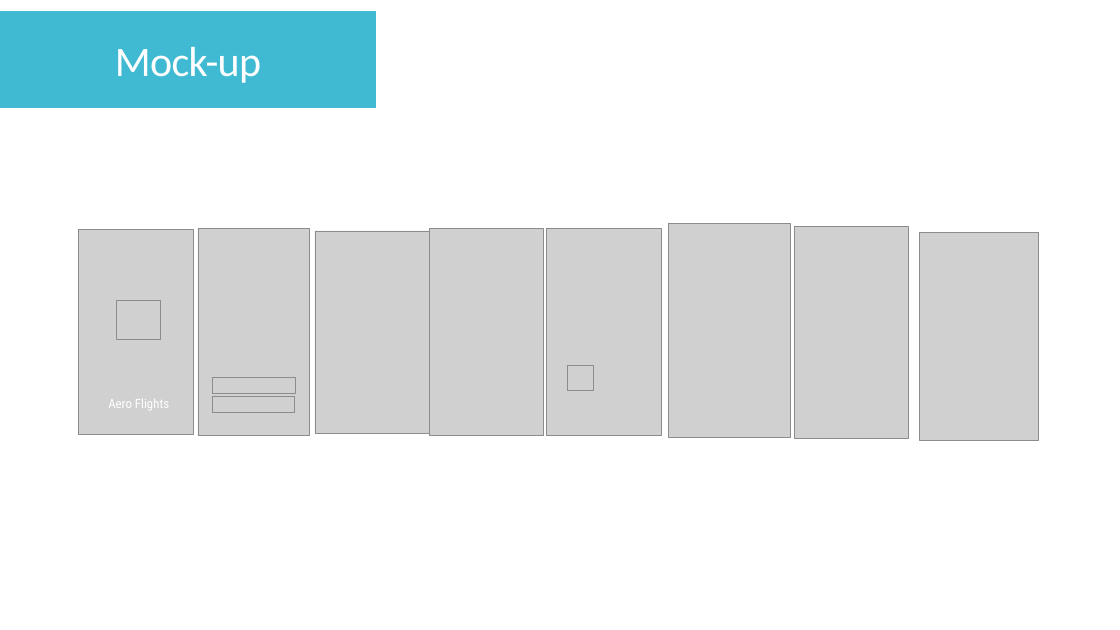
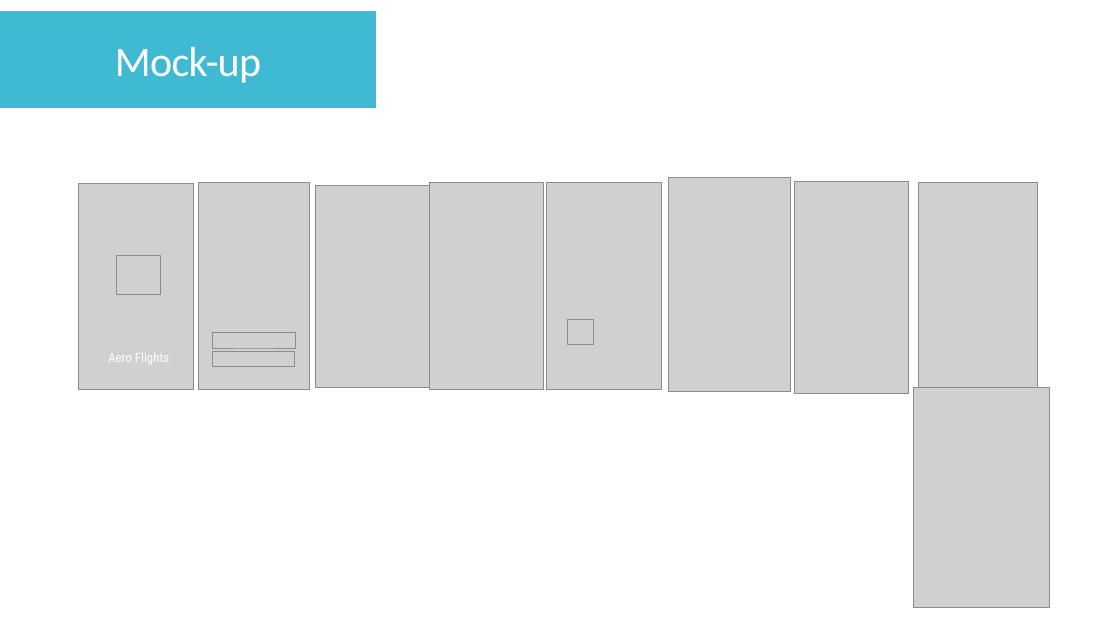
Before and after one commit to adinashby-vanier-college/app-dev-2-project-imro1, a slide deck: slide 3 of Aero_Flights_Deliverable_0.pptx. Drawn at 1120x630 pixels with LibreOffice and Linux fonts; fonts in the diff are those of the drawing; grey boxes stand for pictures. Boxes give left, top, right and bottom in pixels: in the first picture for what was removed or moved away, otherwise in the second. Text is boxed around its words. In the diff, an @@ line names an element or a change of style, - is before the commit and + after.

```diff
--- a/Aero_Flights_Deliverable_0.pptx
+++ b/Aero_Flights_Deliverable_0.pptx
@@ picture moved from (x1=920, y1=232, x2=1039, y2=440) to (x1=918, y1=182, x2=1038, y2=391) @@
@@ rectangle removed at (x1=920, y1=232, x2=1028, y2=434) @@
@@ 11 pictures, 1 text moved together from (x1=78, y1=223, x2=908, y2=439) to (x1=78, y1=178, x2=908, y2=392) @@
@@ picture added at (x1=914, y1=387, x2=1049, y2=607) @@
```
Also in this commit, not shown: 1 other slide changed, 2 slides added.
